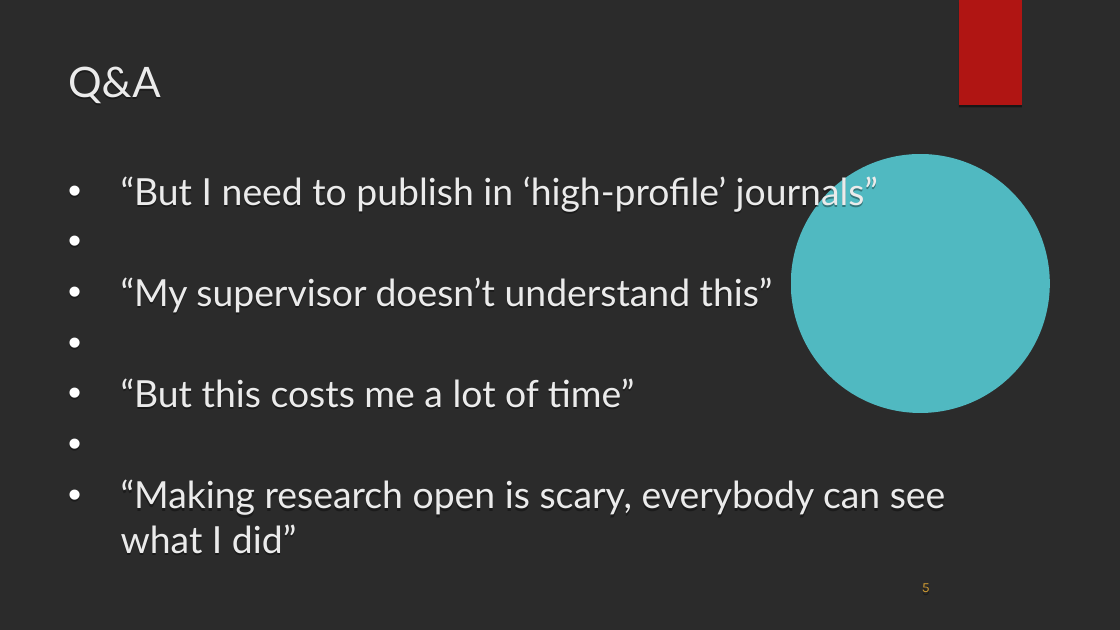
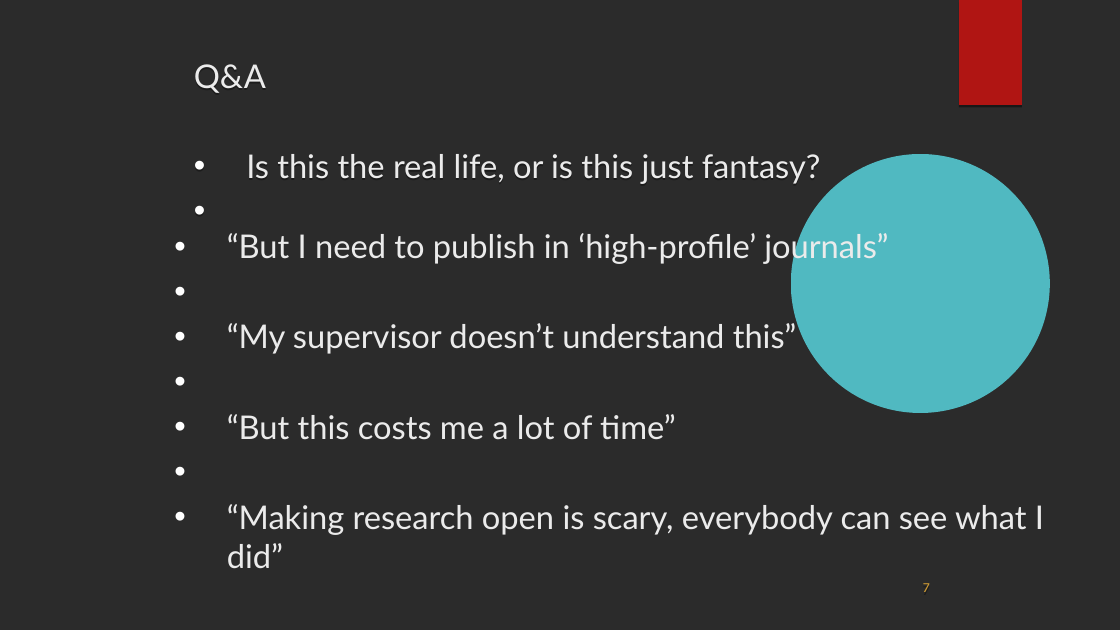
Before and after one commit to mzelst/talks, a slide deck: slide 7 of 2018/20180329 phdday/20180329phdday_tiu.odp (slide 5 before the commit). Drawn at 1120x630 pixels with LibreOffice and Linux fonts; fonts in the diff are those of the drawing; background and template pictures are left out; a plain dark background stands for a picture behind light text. Boxes give left, top, right and bottom in pixels: in the first picture for what was removed or moved away, otherwise in the second. Text is boxed around its words. In the diff, an @@ line names an element or a change of style, - is before the commit and + after.

```diff
--- a/2018/20180329 phdday/20180329phdday_tiu.odp
+++ b/2018/20180329 phdday/20180329phdday_tiu.odp
@@ text at bbox=[68, 66, 161, 103]: paragraph removed @@
-Q&A
@@ text added at bbox=[194, 64, 821, 184], 28 pt, text #EBEBEB @@
+Q&A
+• Is this the real life, or is this just fantasy?
@@ text "“But I need to publish ...": place and size @@
-text "“But I need to publish ..." at bbox=[68, 66, 946, 554]
+text "“But I need to publish ..." at bbox=[227, 230, 1044, 568]
@@ text "“But I need to publish ..." at bbox=[227, 230, 1044, 568]: size 32 to 28 pt @@
@@ page number at bbox=[923, 583, 930, 592]: text changed @@
-5
+7
```
Also in this commit, not shown: 2 slides added, 1 other file.
